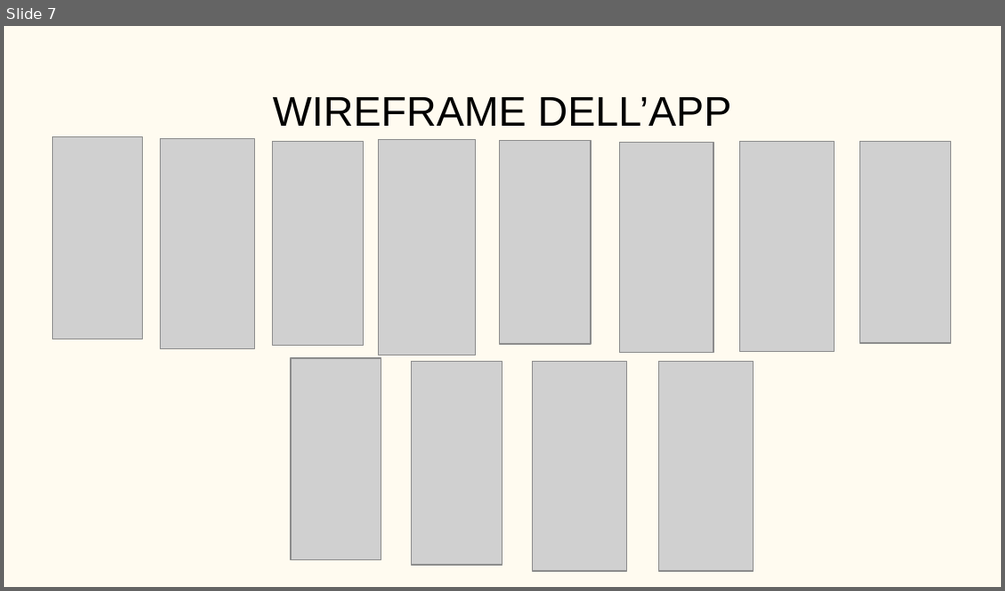
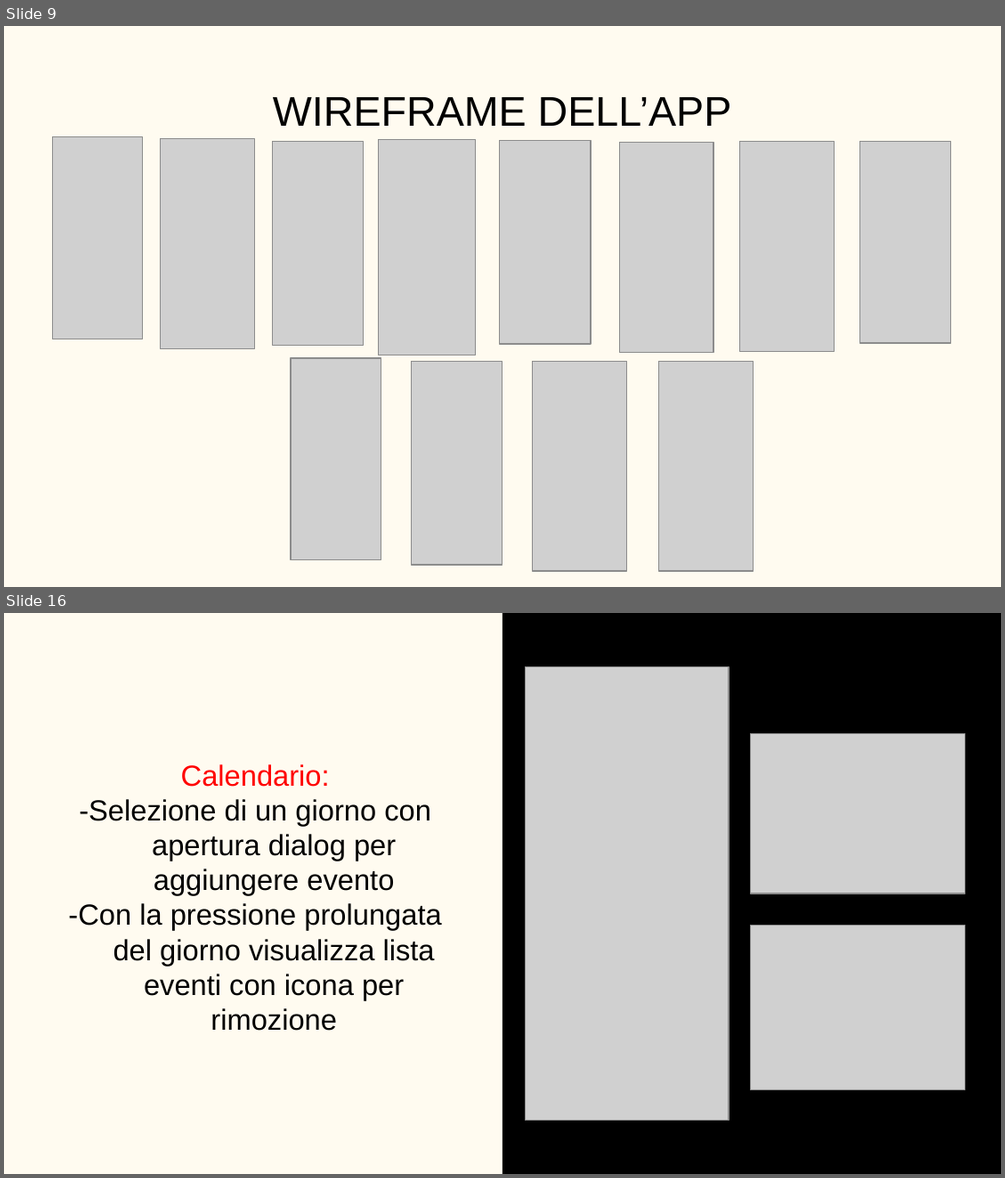
Before and after one commit to Tommiconlai/AppPet, a slide deck: Documenti/Relazione Finale/PP relazione.pptx. Shown one above the other, each under a label of ours: slide 7 before the commit, slides 9 and 16 after it; the slides between them are not shown. The pictures are 1005x591 and 1005x1178 pixels, drawn with LibreOffice and Linux fonts; fonts in the diff are those of the drawing; grey boxes stand for pictures. Boxes give left, top, right and bottom in pixels: in the first picture for what was removed or moved away, otherwise in the second. Text is boxed around its words. In the diff, an @@ line names an element or a change of style, - is before the commit and + after.

```diff
--- a/Documenti/Relazione Finale/PP relazione.pptx
+++ b/Documenti/Relazione Finale/PP relazione.pptx
@@ slide 16 added at (x1=4, y1=613, x2=1001, y2=1174), background #FFFBF0 @@
@@ rectangle added at (x1=502, y1=613, x2=1001, y2=1173), fill #000000 @@
@@ picture added at (x1=525, y1=666, x2=728, y2=1119) @@
@@ picture added at (x1=751, y1=734, x2=965, y2=893) @@
@@ subtitle added at (x1=68, y1=764, x2=441, y2=1030), 21 pt, text #000000 @@
+Calendario:
+-Selezione di un giorno con apertura dialog per aggiungere evento
+-Con la pressione prolungata del giorno visualizza lista eventi con icona per rimozione
@@ picture added at (x1=751, y1=925, x2=965, y2=1089) @@
@@ what was slide 7 is now slide 9 @@
```
Also in this commit, not shown: 2 slides changed, 9 other slides added.
